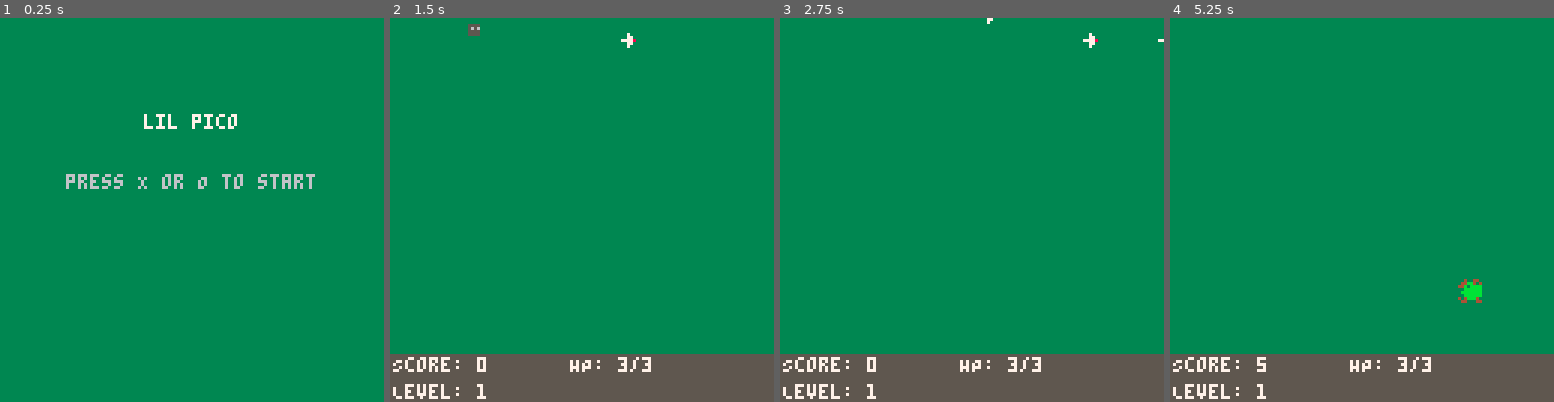
Above: before the commit, frames 1-4 (left to right).
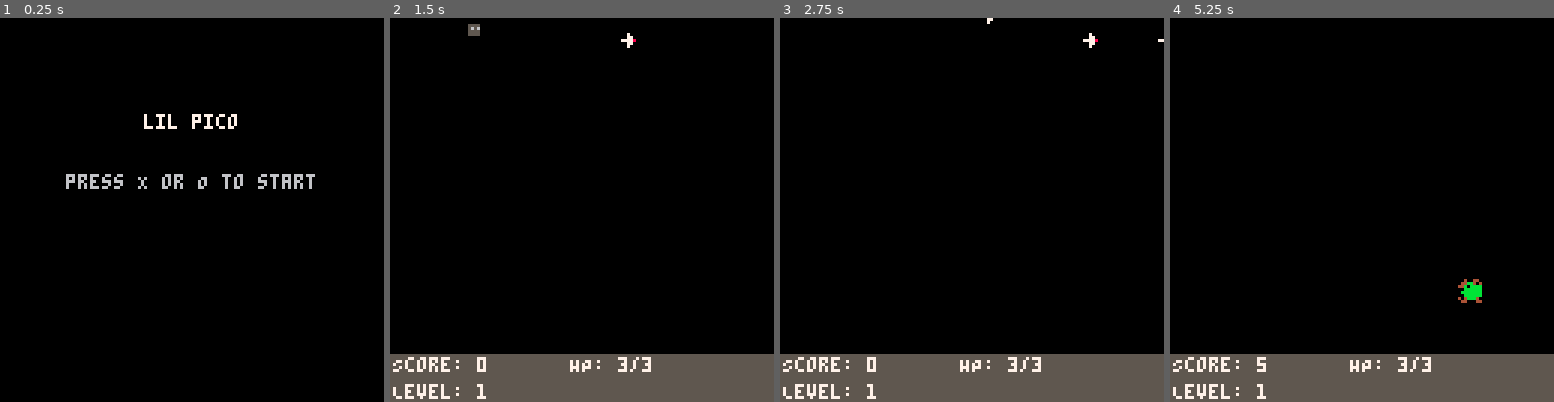
Above: after the commit, the same moments.

Repository: turnercore/lil-pico
Game: PICO-8 cartridge lil-pico.p8
Same seed, same stepped clock (60 frames per second), same inputs: the game is played once before the commit and once after it.
Inputs:
- Up to frame 1 (0.25 s): no input
- Up to frame 2 (1.5 s): tap X (X key) at 0.33, 1.07 s; tap O (Z key) at 0.7 s
- Up to frame 3 (2.75 s): hold Right 1.6-2.1 s; tap O (Z key) at 1.7, 2.1, 2.5 s; tap X (X key) at 1.85 s; hold Up 2.15-2.42 s; hold Right from 2.47 s (still down)
- Up to frame 4 (5.25 s): tap O (Z key) every 0.4 s from 2.9 to 4.9 s; tap X (X key) at 2.97, 4.08, 5.2 s; release Right at 3.03 s; hold Left 3.08-3.58 s; hold Down 3.63-3.97 s; hold Right 4.02-4.68 s; hold Up 4.73-5.03 s; hold Left from 5.08 s (still down)

The runs differ from the first frame. In frame 1, 99% of the frame differs, in the area x 0-100%, y 0-100%; in frame 2, 87%; in frame 3, 87%; in frame 4, 87%.

Commit message:
upgraded enemies, added sfx, worked on level curve, refactor for constants

Diff:
--- /dev/null
+++ b/constants.lua
@@ -0,0 +1,10 @@
+MARGIN_BOTTOM = 5
+SFX_SHOOT = 1
+SFX_ENEMY_DEATH = 57
+SFX_PLAYER_HIT = 58
+SFX_UPGRADE_PICK = 59
+SFX_PICKUP_HEALTH = 60
+SFX_PICKUP_COIN = 61
+SFX_PLAYER_DEATH = 62
+SFX_PLAYER_DODGE = 63
+MUSIC_BGM_MAIN = 0
--- a/enemies.lua
+++ b/enemies.lua
@@ -7,6 +7,7 @@
     spd = 0.5,
     hp = 1,
     score = 5,
+    sfx_death = SFX_ENEMY_DEATH,
     base_col = 11,
     mod_col = nil,
     drop_table = {
@@ -23,6 +24,7 @@
     spd = 0.8,
     hp = 2,
     score = 10,
+    sfx_death = SFX_ENEMY_DEATH,
     base_col = 11,
     mod_col = 9,
     drop_table = {
@@ -40,6 +42,7 @@
     spd = 1.35,
     hp = 1,
     score = 20,
+    sfx_death = SFX_ENEMY_DEATH,
     base_col = 11,
     mod_col = 10,
     drop_table = {
@@ -57,6 +60,7 @@
     spd = 0.25,
     hp = 4,
     score = 20,
+    sfx_death = SFX_ENEMY_DEATH,
     base_col = 11,
     mod_col = 8,
     drop_table = {
@@ -70,7 +74,7 @@
 }
 
 wave_defs = {
-  -- [level] = { wave = { { kind = "enemy_kind", weight = n } }, spawn_min = x, spawn_max = y, all_at_once = bool, all_at_once_amount = n }
+  -- [level] = { wave = { { kind = "enemy_kind", weight = n } }, spawn_min = x, spawn_max = y, all_at_once = bool, all_at_once_amount = n, bg_color = c }
   [1] = {
     wave = { { kind = "basic", weight = 1 } },
     spawn_min = 30,
@@ -443,7 +447,12 @@
   enemy.hp = (enemy.hp or 1) - dmg
   local base_col = enemy.base_col or 12
   enemy.hit_flash = add_hit_flash(8, base_col, 8)
+  sfx(SFX_PLAYER_HIT)
   if enemy.hp <= 0 then
+    local def = enemy_types[enemy.kind]
+    if def and def.sfx_death ~= nil then
+      sfx(def.sfx_death)
+    end
     game_state.score += enemy.score or 0
     enemy_drop(enemy)
     if idx then
--- a/game.lua
+++ b/game.lua
@@ -1,5 +1,3 @@
--- constants
-MARGIN_BOTTOM = 5
 local screen_w, screen_h = 128, 128 - UI_HEIGHT - MARGIN_BOTTOM
 level_score_req = {
     -- [current_level] = score_needed_for_next_level
@@ -23,7 +21,7 @@
 function _init()
     init_game_state()
     init_app_state()
-    start_bgm(0)
+    start_bgm(MUSIC_BGM_MAIN)
 end
 
 function _update()
--- a/lil-pico.p8
+++ b/lil-pico.p8
@@ -1,6 +1,7 @@
 pico-8 cartridge // http://www.pico-8.com
 version 43
 __lua__
+#include constants.lua
 #include player.lua
 #include ui.lua
 #include enemies.lua
--- a/player.lua
+++ b/player.lua
@@ -73,6 +73,7 @@
   end
 
   spawn_projectile(x, y, game_state.player.dir, vx, vy)
+  sfx(SFX_SHOOT)
 end
 
 function player_dodge()
@@ -134,6 +135,8 @@
   game_state.player.dodge_t = cfg.dodge_t or 10
   game_state.player.invuln_t = cfg.dodge_invuln_t or 15
   game_state.player.dodge_cd = cfg.dodge_cd or 30
+
+  sfx(SFX_PLAYER_DODGE)
 end
 
 function player_hit(dmg, hit_invuln_t)
@@ -148,8 +151,10 @@
   game_state.toast_t = 30
   pause_game(6)
   game_state.player.invuln_t = hit_invuln_t or 20
+  sfx(SFX_PLAYER_HIT)
 
   if game_state.player.hp <= 0 then
+    sfx(SFX_PLAYER_DEATH)
     set_game_over()
   end
 
@@ -192,7 +197,8 @@
   -- down
 
   local moved = (ix ~= 0) or (iy ~= 0)
-  local speed = 1
+  local cfg = game_state.player.cfg or {}
+  local speed = cfg.move_speed or 1
 
   -- prevent diagonal movement being faster than cardinal movement
   local dx, dy = ix, iy
@@ -240,7 +246,8 @@
     end
   end
 
-  local p = { x = x, y = y, vx = vx, vy = vy, r = 1 }
+  local cfg = game_state.player.cfg or {}
+  local p = { x = x, y = y, vx = vx, vy = vy, r = 1, dmg = cfg.damage or 1 }
   add(game_state.projectiles, p)
 end
 
@@ -273,7 +280,8 @@
         local sx = ox + (p.vx * t)
         local sy = oy + (p.vy * t)
         if point_in_rect(sx, sy, rx, ry, rw, rh) then
-          if enemy_take_damage(e, 1, j) then
+          local dmg = p.dmg or 1
+          if enemy_take_damage(e, dmg, j) then
             deli(game_state.projectiles, i)
             hit = true
           end
--- a/state.lua
+++ b/state.lua
@@ -6,6 +6,7 @@
     game_over = false,
     paused = false,
     pause_t = 0,
+    bg_color = 0,
     toast = "",
     toast_t = 0,
     hit_flashes = {},
@@ -24,14 +25,19 @@
     shoot_combo_prev = false,
 
     current_wave = {},
+    upgrade_choices = {},
+    upgrade_index = 1,
+    upgrade_confirm_ready = false,
 
     player = {
       cfg = {
         hp_max = 3,
+        move_speed = 1,
         dodge_t = 6,
         dodge_cd = 60,
         dodge_invuln_t = 12,
         dodge_speed = 4,
+        damage = 1,
         projectile_speed = 3,
         shoot_cd_max = 8,
         projectile_spread = 10
@@ -75,6 +81,7 @@
 
   game_state.player.hp = game_state.player.cfg.hp_max or 3
   set_level(game_state.level, true)
+  init_upgrades()
 end
 
 -- temporary gameplay pause (eg hit-stop)
@@ -136,13 +143,12 @@
       init_game_state()
       game_state.toast = ""
       game_state.toast_t = 0
-      start_bgm(0)
     elseif prev == GS_GAME_OVER then
       reset_game_state()
-      start_bgm(0)
     end
   elseif next_state == GS_UPGRADES then
     game_state.game_over = true
+    game_state.upgrade_confirm_ready = false
   elseif next_state == GS_GAME_OVER then
     game_state.game_over = true
     game_state.player.dead = true
@@ -164,10 +170,7 @@
   end
 
   if app_state == GS_UPGRADES then
-    -- placeholder upgrades screen: back/resume
-    if btnp(4) or btnp(5) then
-      set_app_state(GS_GAMEPLAY)
-    end
+    update_upgrade_input()
     return
   end
 
@@ -204,7 +207,7 @@
 end
 
 function draw_app_state()
-  cls(3)
+  cls(game_state.bg_color or 0)
 
   if app_state == GS_MENU then
     ui_draw_main_menu()
@@ -264,6 +267,7 @@
     game_state.current_wave = wave
     game_state.spawn_min = wave_def.spawn_min
     game_state.spawn_max = wave_def.spawn_max
+    game_state.bg_color = wave_def.bg_color or 0
     game_state.enemy_spawn_t = 0
     if wave_def.all_at_once and (wave_def.all_at_once_amount or 0) > 0 then
       game_state.spawn_enabled = false
@@ -274,8 +278,106 @@
   else
     game_state.spawn_min = nil
     game_state.spawn_max = nil
+    game_state.bg_color = 0
     game_state.spawn_enabled = true
   end
 
   return true
 end
+
+function init_upgrades()
+  upgrade_defs = {
+    { id = "hp", title = "+hp", desc = "hp max +1, heal 1", apply = apply_upgrade_hp },
+    { id = "speed", title = "+speed", desc = "move a bit faster", apply = apply_upgrade_speed },
+    { id = "damage", title = "+damage", desc = "projectiles +1 dmg", apply = apply_upgrade_damage },
+    { id = "proj_speed", title = "+proj speed", desc = "shots fly faster", apply = apply_upgrade_proj_speed },
+    { id = "fire_rate", title = "+fire rate", desc = "shoot cooldown down", apply = apply_upgrade_fire_rate }
+  }
+end
+
+function roll_upgrades()
+  game_state.upgrade_choices = {}
+  game_state.upgrade_index = 1
+
+  local used = {}
+  local n = min(3, #upgrade_defs)
+  for i = 1, n do
+    local pick = nil
+    local tries = 0
+    while not pick and tries < 20 do
+      local idx = flr(rnd(#upgrade_defs)) + 1
+      local def = upgrade_defs[idx]
+      if def and not used[def.id] then
+        used[def.id] = true
+        pick = def
+      end
+      tries += 1
+    end
+    if pick then
+      add(game_state.upgrade_choices, pick)
+    end
+  end
+end
+
+function update_upgrade_input()
+  if #game_state.upgrade_choices == 0 then
+    roll_upgrades()
+  end
+
+  if not game_state.upgrade_confirm_ready then
+    if not btn(4) and not btn(5) then
+      game_state.upgrade_confirm_ready = true
+    else
+      return
+    end
+  end
+
+  if btnp(2) then
+    game_state.upgrade_index -= 1
+    if game_state.upgrade_index < 1 then
+      game_state.upgrade_index = #game_state.upgrade_choices
+    end
+    sfx(SFX_SHOOT)
+  elseif btnp(3) then
+    game_state.upgrade_index += 1
+    if game_state.upgrade_index > #game_state.upgrade_choices then
+      game_state.upgrade_index = 1
+    end
+    sfx(SFX_SHOOT)
+  elseif btnp(5) then
+    local pick = game_state.upgrade_choices[game_state.upgrade_index]
+    if pick and pick.apply then
+      pick.apply()
+    end
+    sfx(SFX_UPGRADE_PICK)
+    game_state.upgrade_choices = {}
+    game_state.upgrade_index = 1
+    set_app_state(GS_GAMEPLAY)
+  end
+end
+
+function apply_upgrade_hp()
+  local cfg = game_state.player.cfg
+  cfg.hp_max = (cfg.hp_max or 3) + 1
+  game_state.player.hp = min(cfg.hp_max, (game_state.player.hp or 0) + 1)
+end
+
+function apply_upgrade_speed()
+  local cfg = game_state.player.cfg
+  cfg.move_speed = (cfg.move_speed or 1) + 0.2
+end
+
+function apply_upgrade_damage()
+  local cfg = game_state.player.cfg
+  cfg.damage = (cfg.damage or 1) + 1
+end
+
+function apply_upgrade_proj_speed()
+  local cfg = game_state.player.cfg
+  cfg.projectile_speed = (cfg.projectile_speed or 3) + 0.5
+end
+
+function apply_upgrade_fire_rate()
+  local cfg = game_state.player.cfg
+  cfg.shoot_cd_max = max(2, (cfg.shoot_cd_max or 8) - 1)
+end
--- a/ui.lua
+++ b/ui.lua
@@ -61,9 +61,26 @@
 end
 
 function ui_draw_upgrades()
-  ui_print_centered("upgrades", 24, 7)
-  ui_print_centered("(wip)", 36, 6)
-  ui_print_centered("X/O: resume", 56, 6)
+  local panel_y = 16
+  rectfill(8, panel_y, 119, 88, 1)
+  rect(8, panel_y, 119, 88, 7)
+  ui_print_centered("choose upgrade", panel_y + 4, 7)
+
+  local choices = game_state.upgrade_choices or {}
+  local idx = game_state.upgrade_index or 1
+  for i = 1, #choices do
+    local u = choices[i]
+    local y = panel_y + 16 + (i - 1) * 18
+    local is_sel = (i == idx)
+    local col = is_sel and 10 or 6
+    local title = u and u.title or "?"
+    local desc = u and u.desc or ""
+    rectfill(14, y - 2, 113, y + 14, is_sel and 3 or 0)
+    print(title, 18, y, col)
+    print(desc, 18, y + 8, 6)
+  end
+
+  ui_print_centered("up/down + X", 94, 6)
 end
 
 function ui_draw_game_over()
Not shown, changed: 125 lines of the sprite sheet (__gfx__) section of lil-pico.p8
Not shown, changed: the music (__music__) section of lil-pico.p8
Not shown, changed: the sound effects (__sfx__) section of lil-pico.p8
